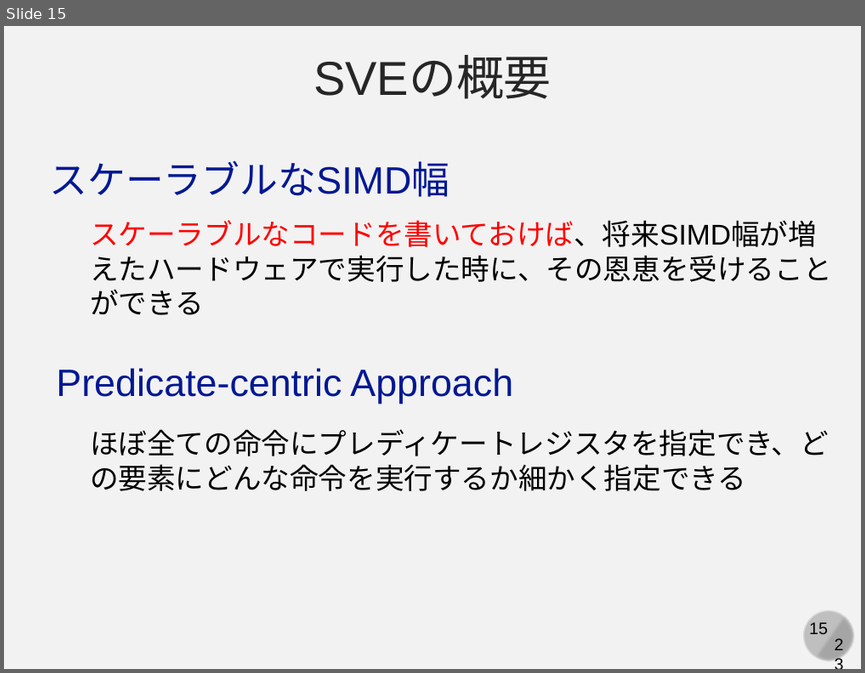
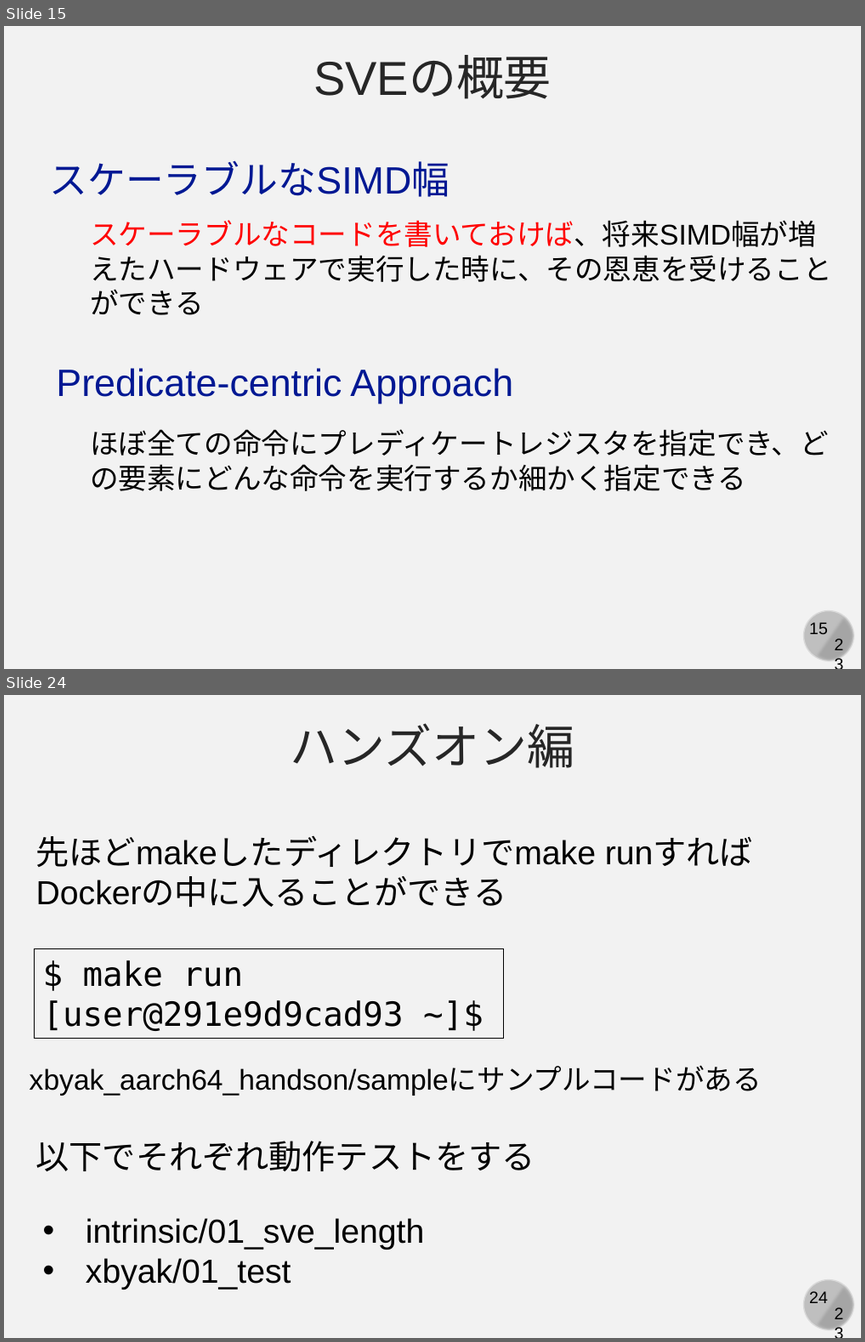
Before and after one commit to kaityo256/xbyak_aarch64_handson, a slide deck: slide/xbyak_aarch64.pptx. Shown one above the other, each under a label of ours: slide 15 before the commit, slides 15 and 24 after it; the slides between them are not shown. The pictures are 865x673 and 865x1342 pixels, drawn with LibreOffice and Linux fonts; fonts in the diff are those of the drawing. Boxes give left, top, right and bottom in pixels: in the first picture for what was removed or moved away, otherwise in the second. Text is boxed around its words. In the diff, an @@ line names an element or a change of style, - is before the commit and + after.

```diff
--- a/slide/xbyak_aarch64.pptx
+++ b/slide/xbyak_aarch64.pptx
@@ slide 24 added at bbox=[4, 695, 861, 1338], background #F2F2F2; not listed: 4 template elements that a slide beside it also shows @@
@@ text added at bbox=[290, 723, 575, 768], 40 pt, text #262626 @@
+ハンズオン編
@@ text added at bbox=[36, 836, 596, 867], 28 pt, text #000000 @@
+先ほどmakeしたディレクトリでmake runすればDockerの中に入ることができる
@@ rectangle added at bbox=[34, 948, 503, 1038], outline #000000 0.75 pt, 28 pt, text #000000 @@
+$ make run
+[user@291e9d9cad93 ~]$
@@ text added at bbox=[30, 1066, 761, 1095], 24 pt, text #000000 @@
+xbyak_aarch64_handson/sampleにサンプルコードがある
@@ text added at bbox=[36, 1140, 535, 1171], 28 pt, text #000000 @@
+以下でそれぞれ動作テストをする
@@ text added at bbox=[86, 1218, 424, 1289], 28 pt, text #000000 @@
+• intrinsic/01_sve_length
+• xbyak/01_test
```
Also in this commit, not shown: 2 slides changed, 10 other slides added, 1 other file.
